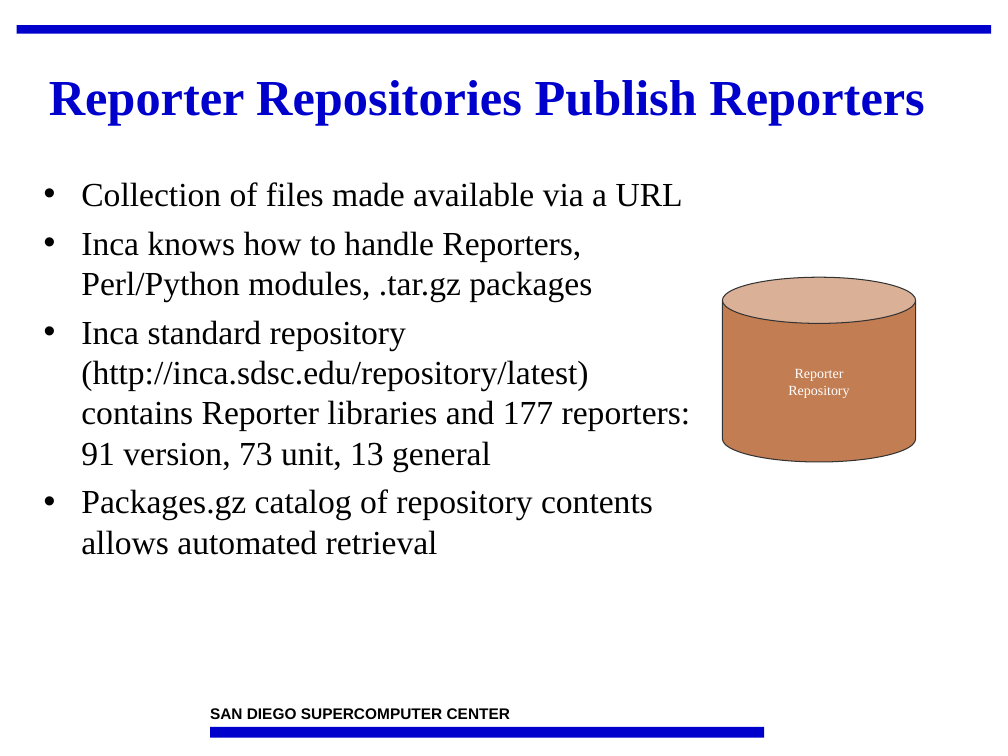
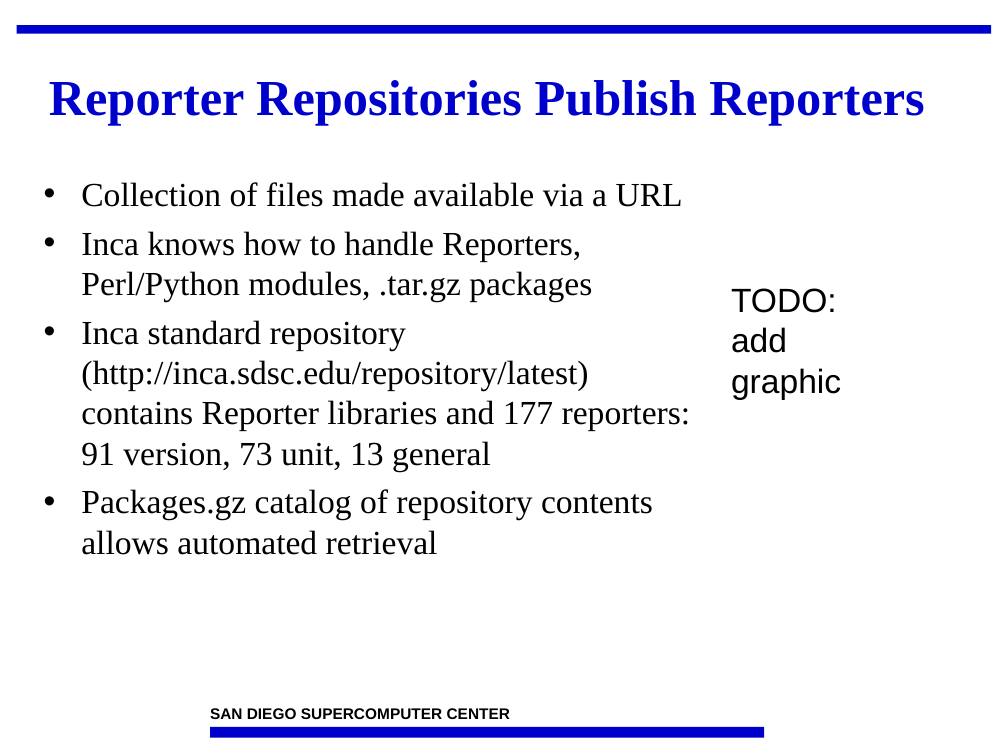
Before and after one commit to IncaProject/inca-xsede, a slide deck: slide 29 of talks/2008workshop/incaReporters.ppt. Drawn at 1008x756 pixels with LibreOffice and Linux fonts; fonts in the diff are those of the drawing; background and template pictures are left out. Boxes give left, top, right and bottom in pixels: in the first picture for what was removed or moved away, otherwise in the second. Text is boxed around its words. In the diff, an @@ line names an element or a change of style, - is before the commit and + after.

```diff
--- a/talks/2008workshop/incaReporters.ppt
+++ b/talks/2008workshop/incaReporters.ppt
@@ cylinder removed at (723,277,916,462) @@
-Reporter
-Repository
@@ text added at (731,288,841,400), 24 pt, text #000000 @@
+TODO: add graphic
```
Also in this commit, not shown: 5 other slides changed, 1 slide added.
